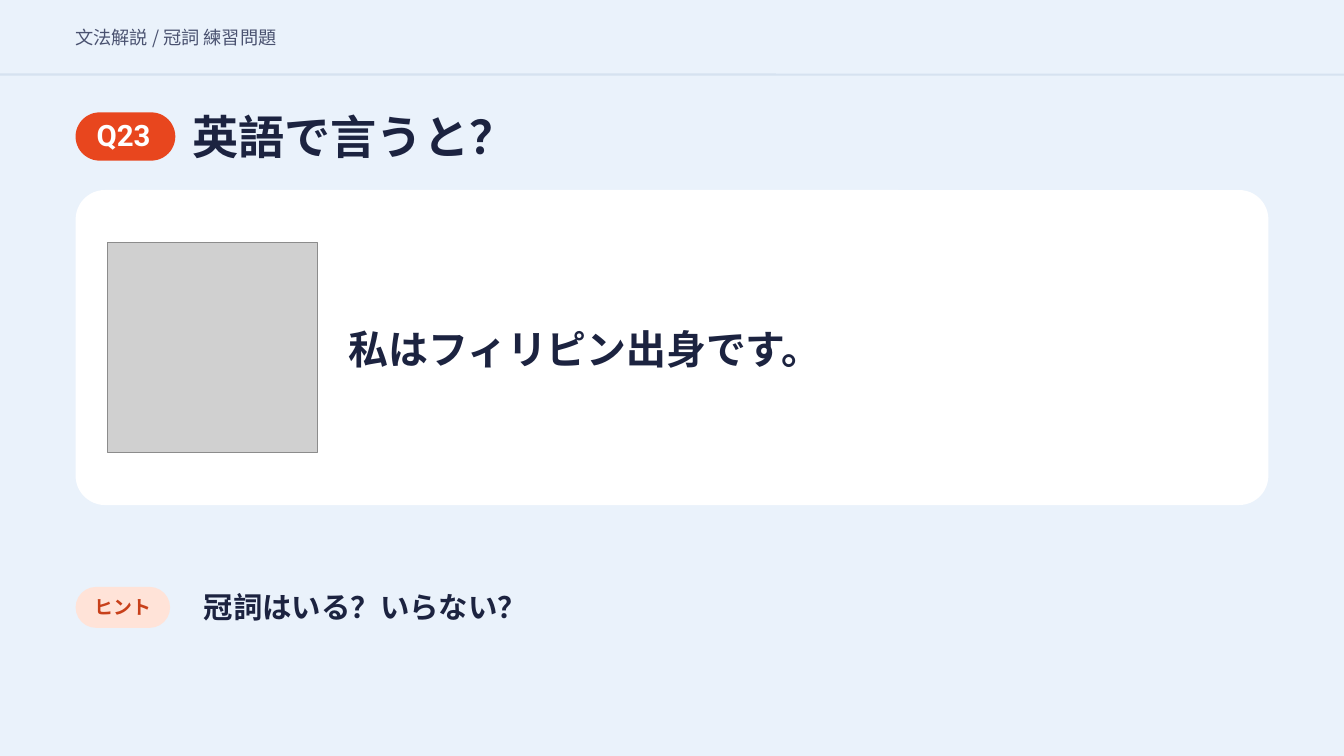
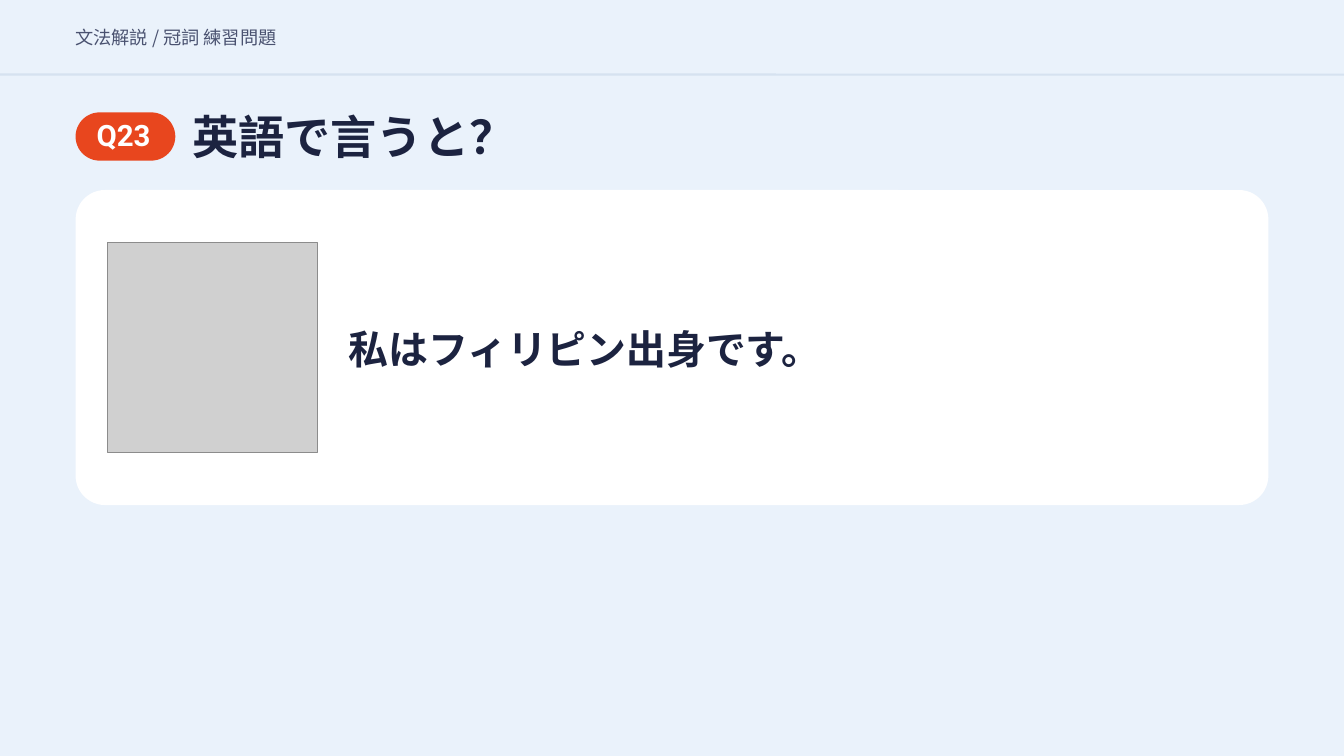
Before and after one commit to hinakajisaki-dev/hina-english, a slide deck: slide 51 of matome/articles-4/articles-4-slides.pptx. Drawn at 1344x756 pixels with LibreOffice and Linux fonts; fonts in the diff are those of the drawing; grey boxes stand for pictures. Boxes give left, top, right and bottom in pixels: in the first picture for what was removed or moved away, otherwise in the second. Text is boxed around its words. In the diff, an @@ line names an element or a change of style, - is before the commit and + after.

```diff
--- a/matome/articles-4/articles-4-slides.pptx
+++ b/matome/articles-4/articles-4-slides.pptx
@@ rounded rectangle removed at box(76, 587, 170, 628) @@
@@ text removed at box(94, 599, 150, 615) @@
-ヒント
@@ text removed at box(204, 593, 527, 621) @@
-冠詞はいる？いらない？
```
Also in this commit, not shown: 14 other slides changed, 2 other files.
